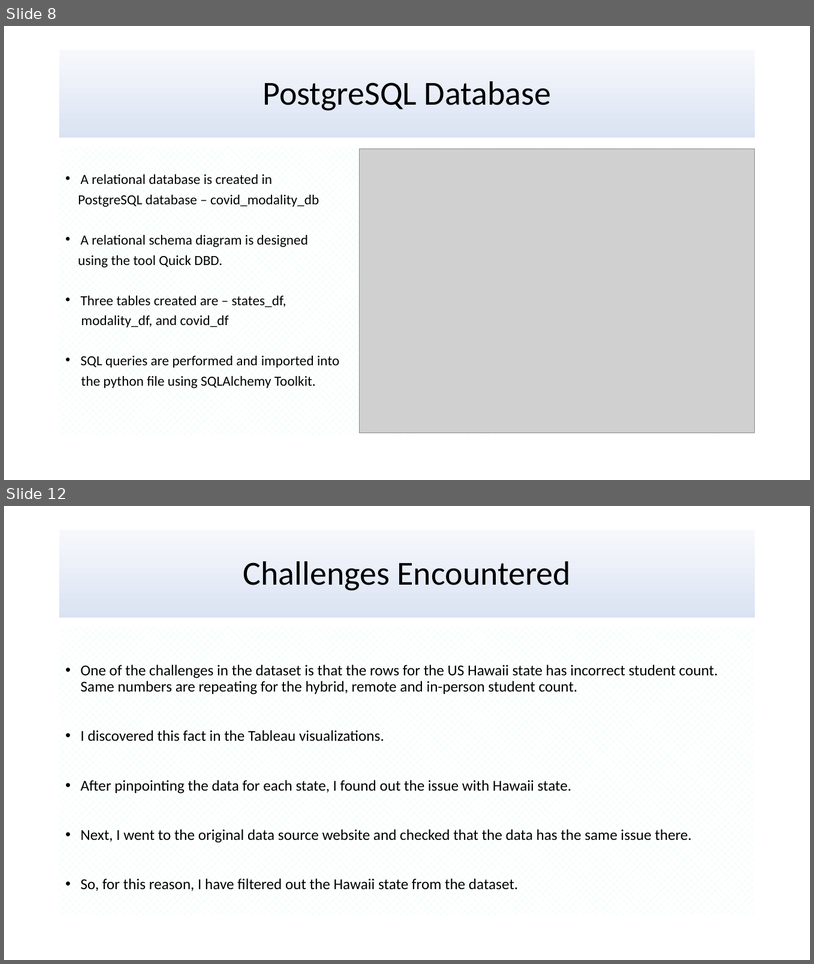
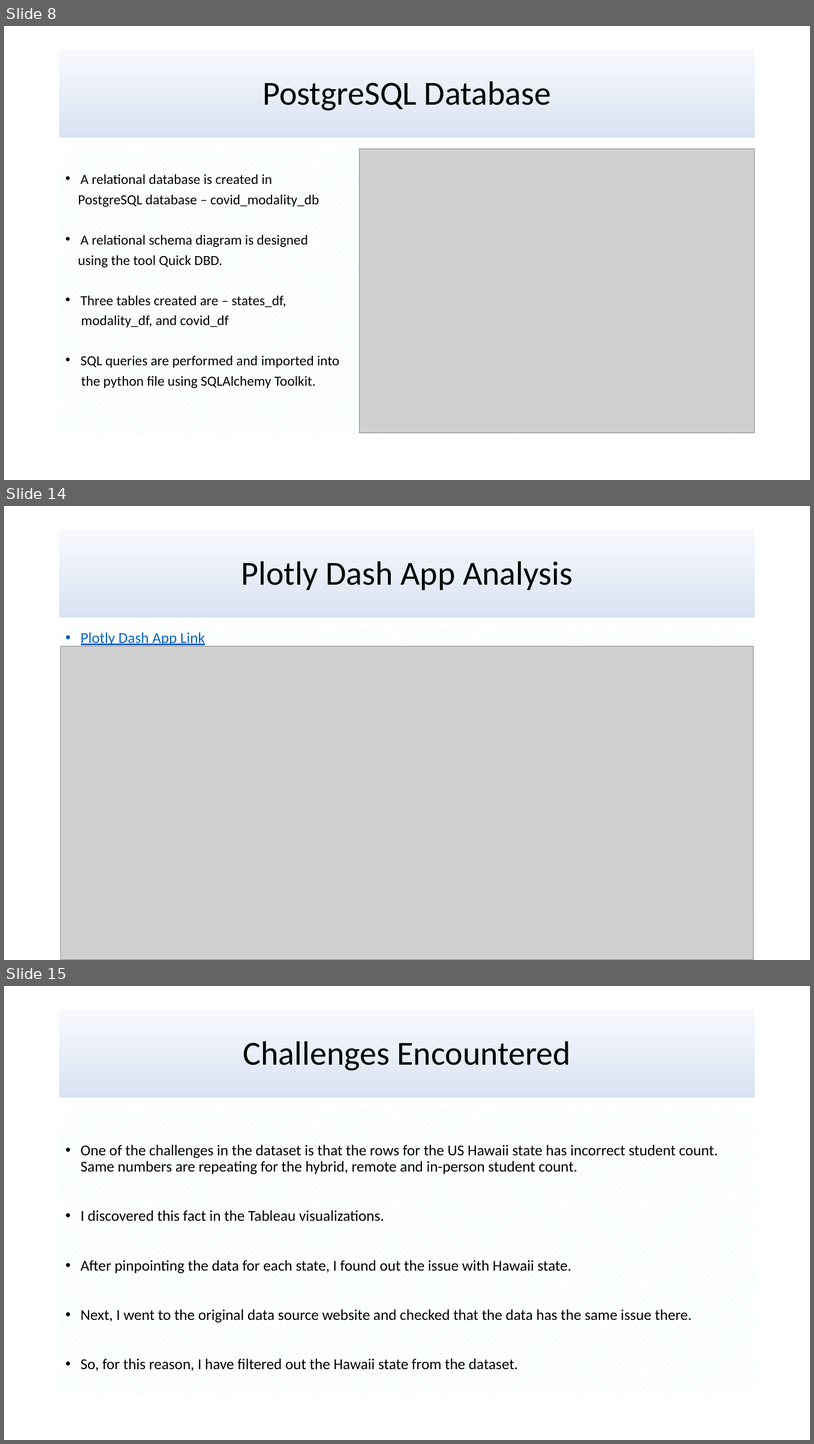
Before and after one commit to uzmabb182/Data602_Assignments, a slide deck: Final_Project_Data_602/Presentation_Data_602.pptx. Shown one above the other, each under a label of ours: slides 8 and 12 before the commit, slides 8, 14 and 15 after it; the slides between them are not shown. The pictures are 814x964 and 814x1444 pixels, drawn with LibreOffice and Linux fonts; fonts in the diff are those of the drawing; grey boxes stand for pictures. Boxes give left, top, right and bottom in pixels: in the first picture for what was removed or moved away, otherwise in the second. Text is boxed around its words. In the diff, an @@ line names an element or a change of style, - is before the commit and + after.

```diff
--- a/Final_Project_Data_602/Presentation_Data_602.pptx
+++ b/Final_Project_Data_602/Presentation_Data_602.pptx
@@ slide 14 added at bbox=[4, 506, 810, 960], background #FFFFFF @@
@@ title added at bbox=[60, 530, 755, 618], fill gradient #F6F8FC to #DAE3F3 to #ABC0E4 to #C7D5ED, 40 pt, text #000000 @@
+Plotly Dash App Analysis
@@ text added at bbox=[60, 627, 755, 915], fill pattern #D9FDEA on #FFFFFF, 18 pt, text #0563C1, underline @@
+• Plotly Dash App Link
@@ picture added at bbox=[61, 646, 754, 960] @@
@@ what was slide 12 is now slide 15 @@
```
Also in this commit, not shown: 7 slides changed, 3 other slides added, 1 slide removed, 1 other file.
